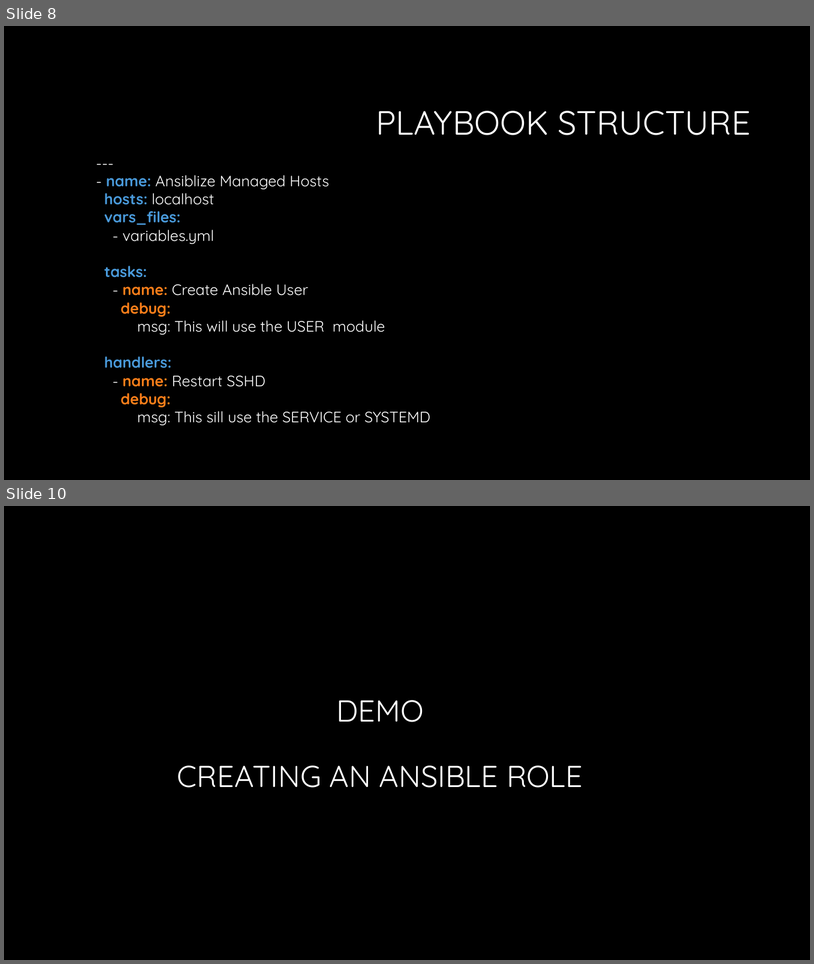
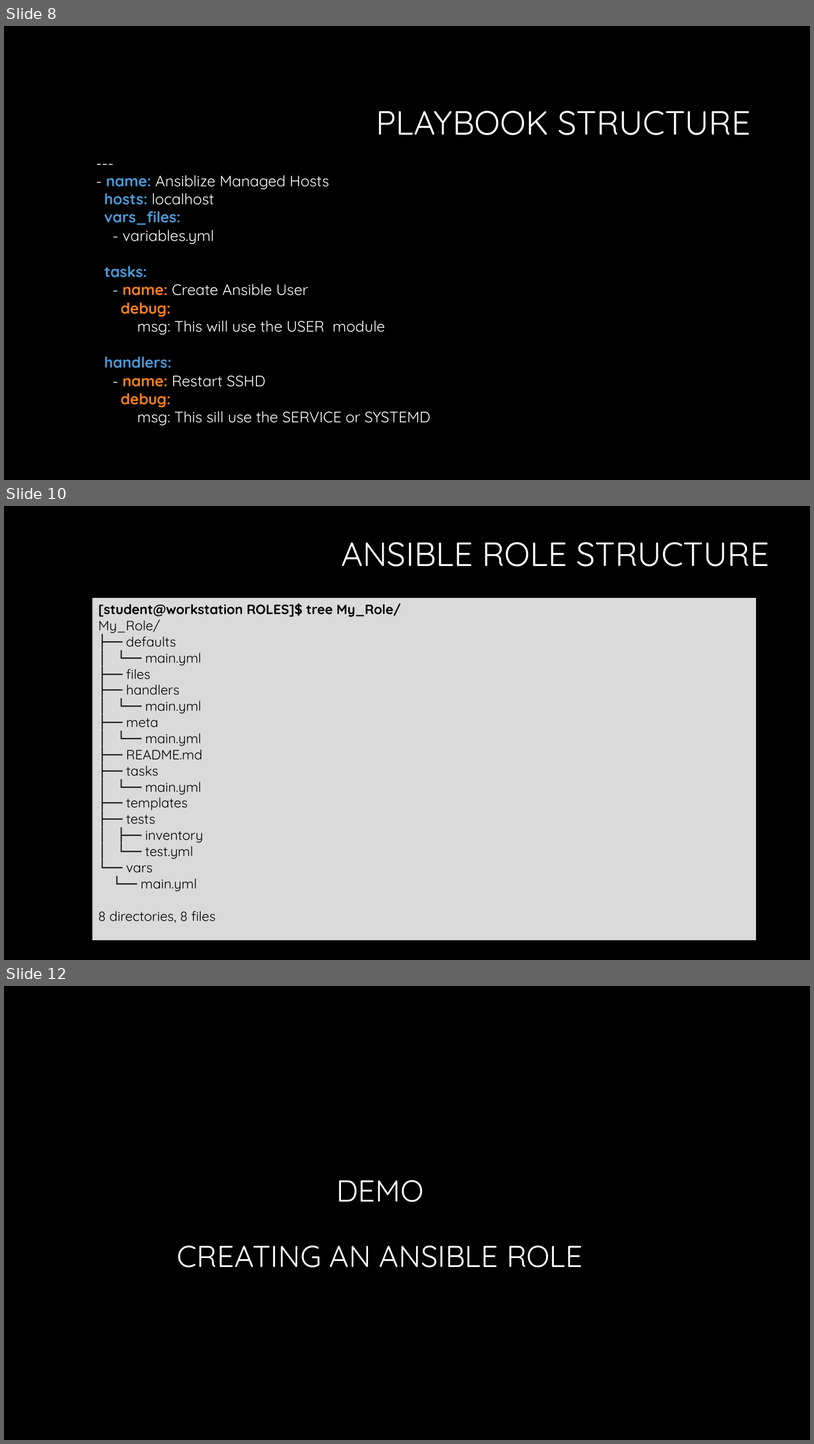
Before and after one commit to tmichett/LUG, a slide deck: Ansible_Roles/Presentation/CKB-LUG-Ansible.pptx. Shown one above the other, each under a label of ours: slides 8 and 10 before the commit, slides 8, 10 and 12 after it; the slides between them are not shown. The pictures are 814x964 and 814x1444 pixels, drawn with LibreOffice and Linux fonts; fonts in the diff are those of the drawing; background and template pictures are left out. Boxes give left, top, right and bottom in pixels: in the first picture for what was removed or moved away, otherwise in the second. Text is boxed around its words. In the diff, an @@ line names an element or a change of style, - is before the commit and + after.

```diff
--- a/Ansible_Roles/Presentation/CKB-LUG-Ansible.pptx
+++ b/Ansible_Roles/Presentation/CKB-LUG-Ansible.pptx
@@ slide 10 added at (4, 506, 810, 960), background #000000 @@
@@ title added at (341, 542, 770, 567), 40 pt, text #FFFFFF @@
+ANSIBLE ROLE STRUCTURE
@@ rectangle added at (92, 598, 756, 940), fill #DADADA, 16 pt, text #000000 @@
+[student@workstation ROLES]$ tree My_Role/
+My_Role/
+├── defaults
+│ └── main.yml
+├── files
+├── handlers
+│ └── main.yml
+├── meta
+│ └── main.yml
+├── README.md
+├── tasks
+│ └── main.yml
+├── templates
+├── tests
+│ ├── inventory
+│ └── test.yml
+└── vars
+└── main.yml
+8 directories, 8 files
@@ what was slide 10 is now slide 12 @@
```
Also in this commit, not shown: 7 slides changed, 1 other slide added, 1 other file.
